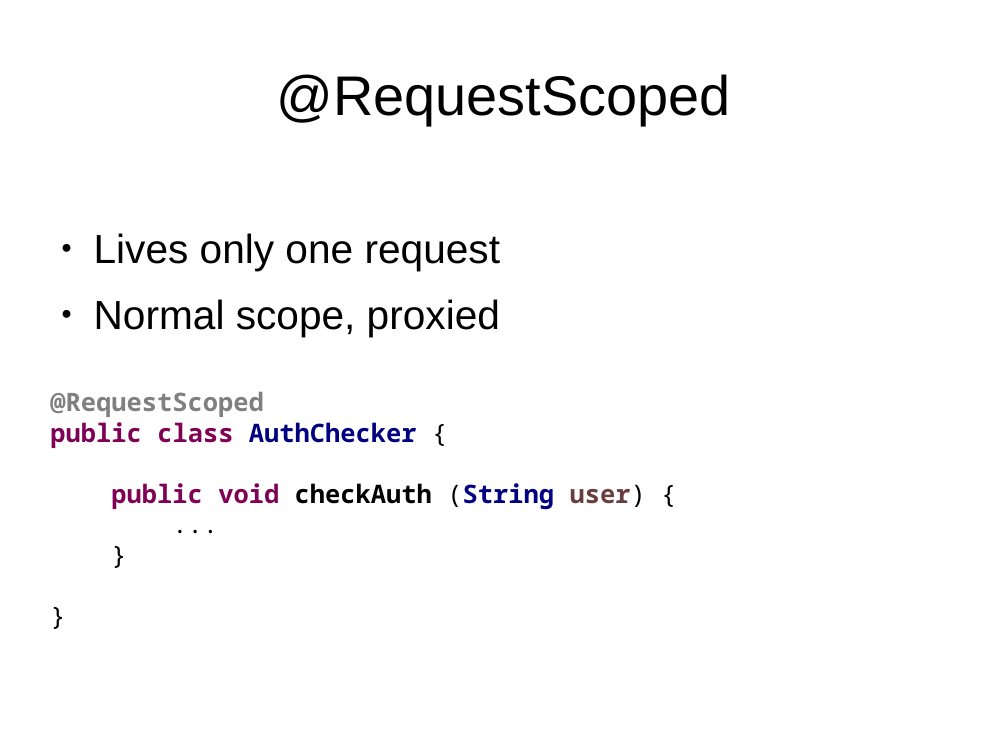
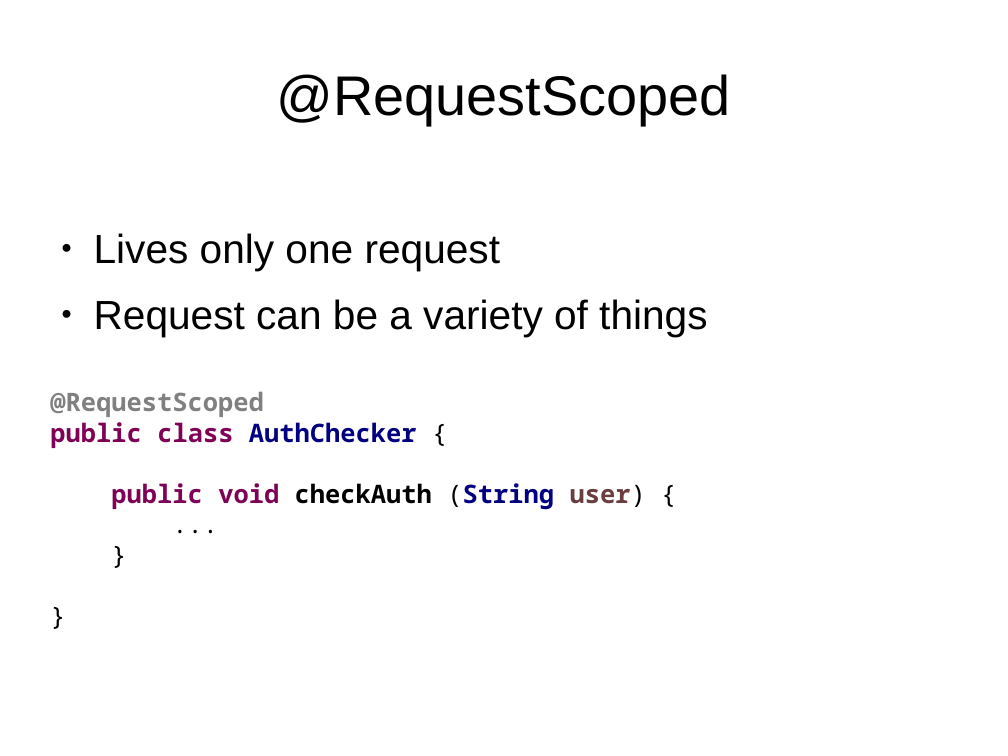
Before and after one commit to FrigoCoder/CDI, a slide deck: slide 76 of CDI.odp (slide 70 before the commit). Drawn at 1008x756 pixels with LibreOffice and Linux fonts; fonts in the diff are those of the drawing. Boxes give left, top, right and bottom in pixels: in the first picture for what was removed or moved away, otherwise in the second. Text is boxed around its words. In the diff, an @@ line names an element or a change of style, - is before the commit and + after.

```diff
--- a/CDI.odp
+++ b/CDI.odp
@@ text at (x1=94, y1=299, x2=707, y2=337): text changed @@
-● Normal scope, proxied
+● Request can be a variety of things
```
Also in this commit, not shown: 5 other slides changed.
